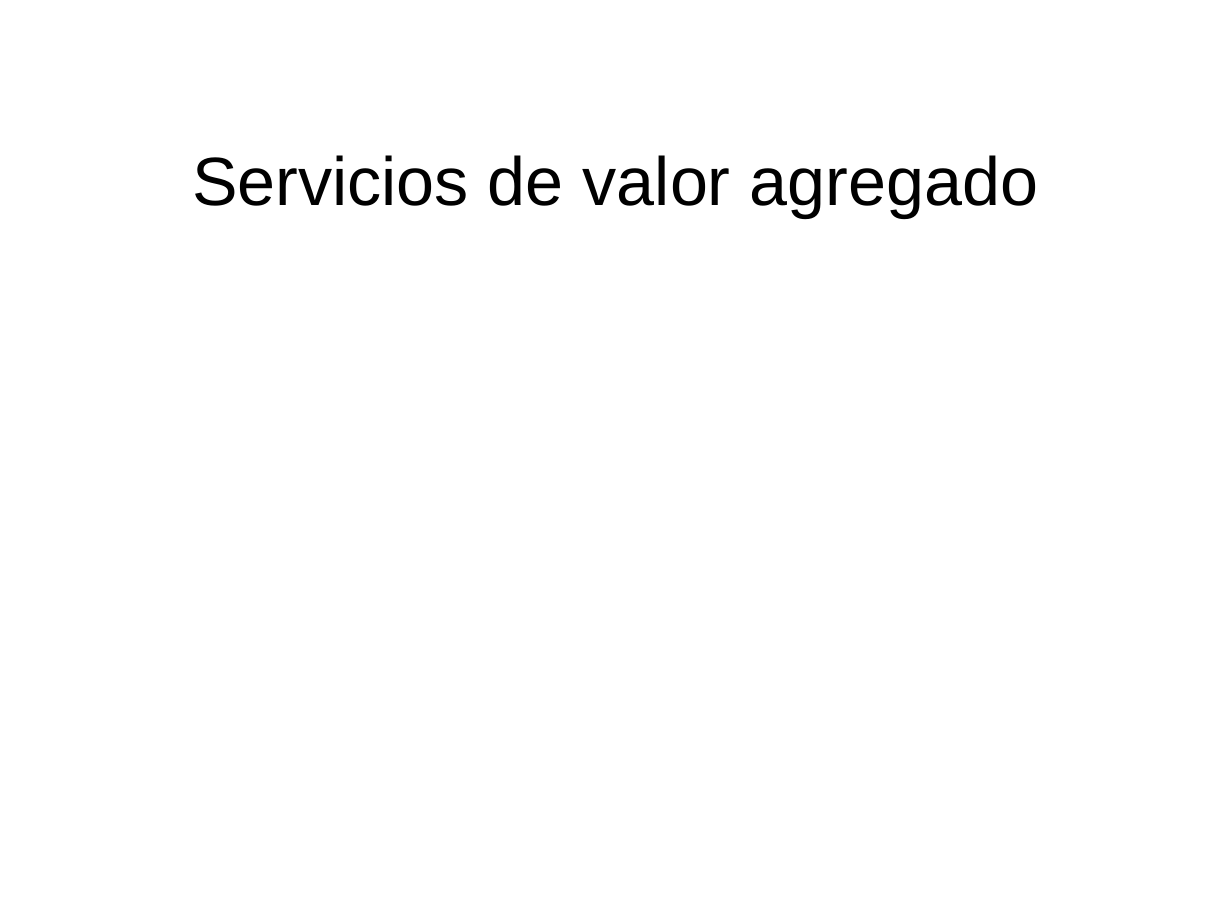
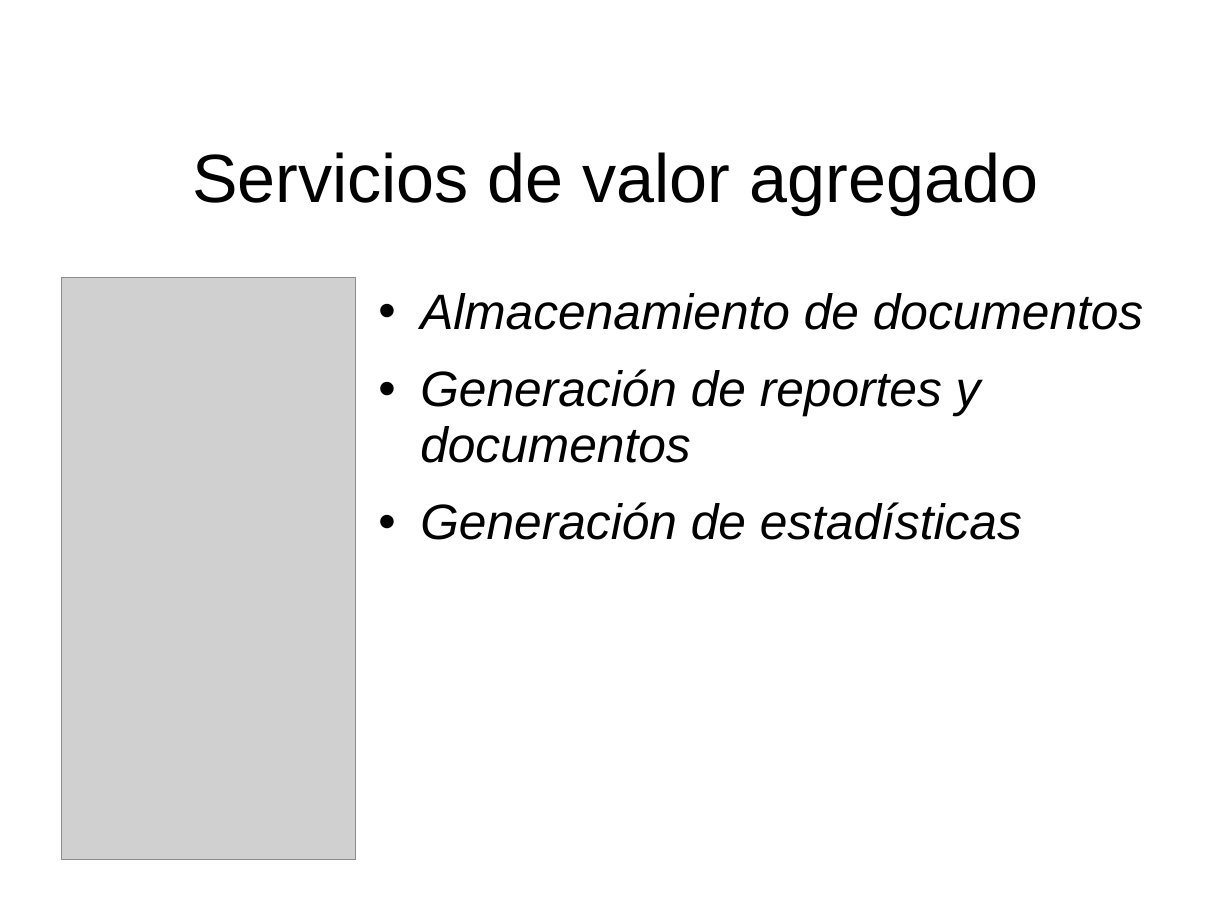
Before and after one commit to afichera/deukin, a slide deck: slide 8 of presentación.ppt. Drawn at 1232x924 pixels with LibreOffice and Linux fonts; fonts in the diff are those of the drawing; grey boxes stand for pictures; background and template pictures are left out. Boxes give left, top, right and bottom in pixels: in the first picture for what was removed or moved away, otherwise in the second. Text is boxed around its words. In the diff, an @@ line names an element or a change of style, - is before the commit and + after.

Commit message:
presentación

```diff
--- a/presentación.ppt
+++ b/presentación.ppt
@@ picture added at box(61, 277, 356, 860) @@
@@ text added at box(420, 293, 1144, 540), 32 pt, text #000000, italic @@
+• Almacenamiento de documentos
+• Generación de reportes y documentos
+• Generación de estadísticas
```
Also in this commit, not shown: 5 other slides changed, 2 slides added, 3 slides removed.
